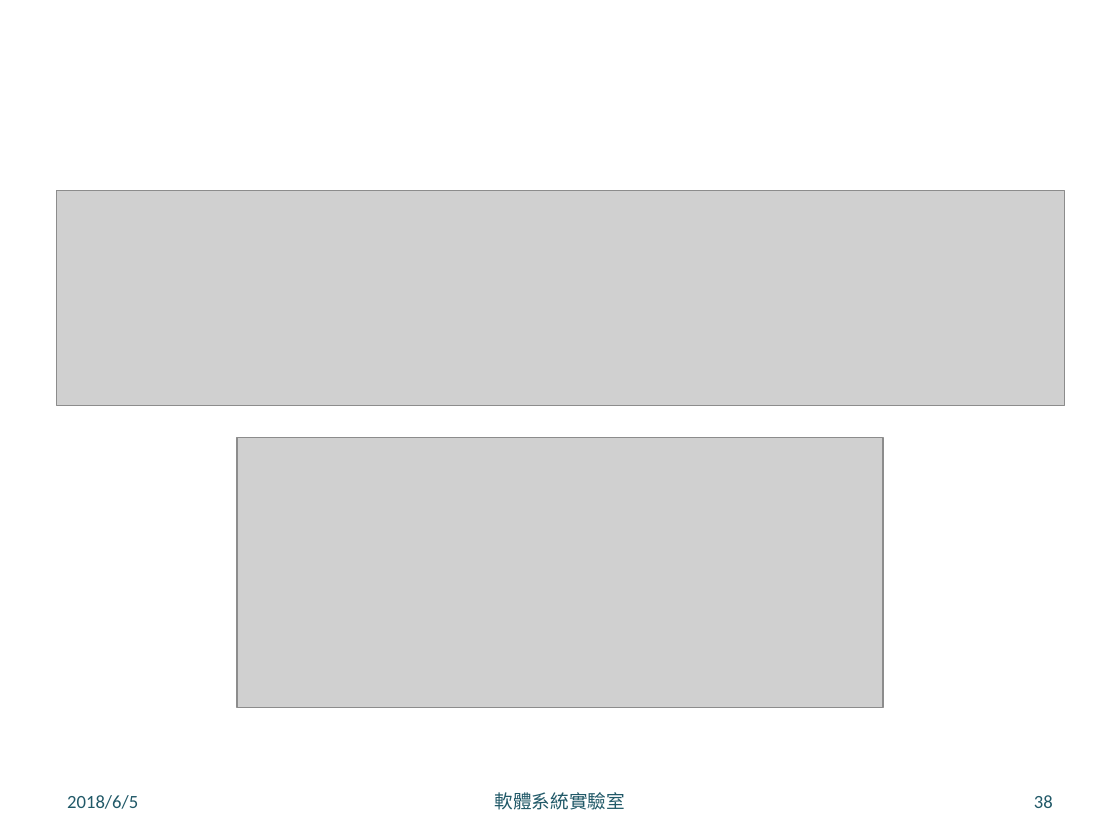
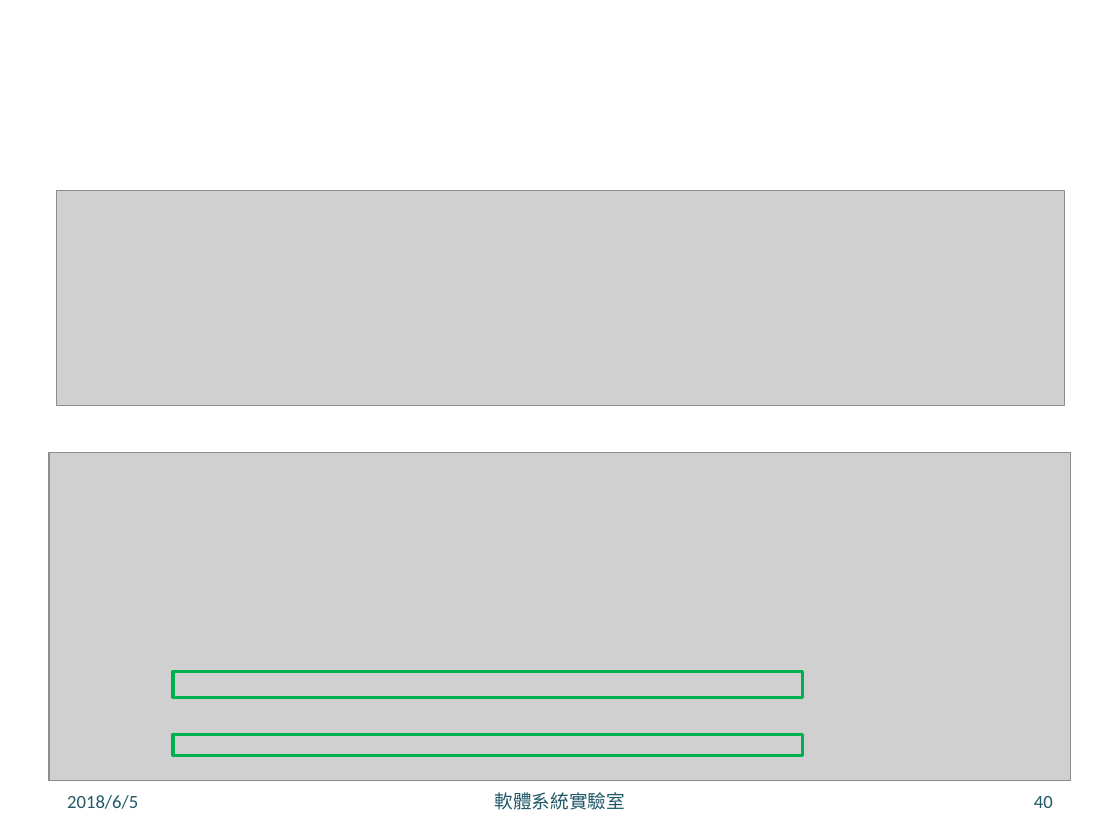
Before and after one commit to LeoLiu1209/Robusta-Thesis, a slide deck: slide 40 of 口試簡報 .pptx (slide 38 before the commit). Drawn at 1120x840 pixels with LibreOffice and Linux fonts; fonts in the diff are those of the drawing; grey boxes stand for pictures; background and template pictures are left out. Boxes give left, top, right and bottom in pixels: in the first picture for what was removed or moved away, otherwise in the second. Text is boxed around its words. In the diff, an @@ line names an element or a change of style, - is before the commit and + after.

```diff
--- a/口試簡報 .pptx
+++ b/口試簡報 .pptx
@@ picture removed at <box>237,438,884,708</box> @@
@@ picture added at <box>49,452,1072,781</box> @@
@@ rectangle added at <box>172,672,802,698</box>, outline #00B050 2 pt @@
@@ rectangle added at <box>172,735,802,756</box>, outline #00B050 2 pt @@
@@ page number at <box>1034,796,1053,808</box>: text changed @@
-38
+40
```
Also in this commit, not shown: 23 other slides changed, 6 slides added, 7 other files.
